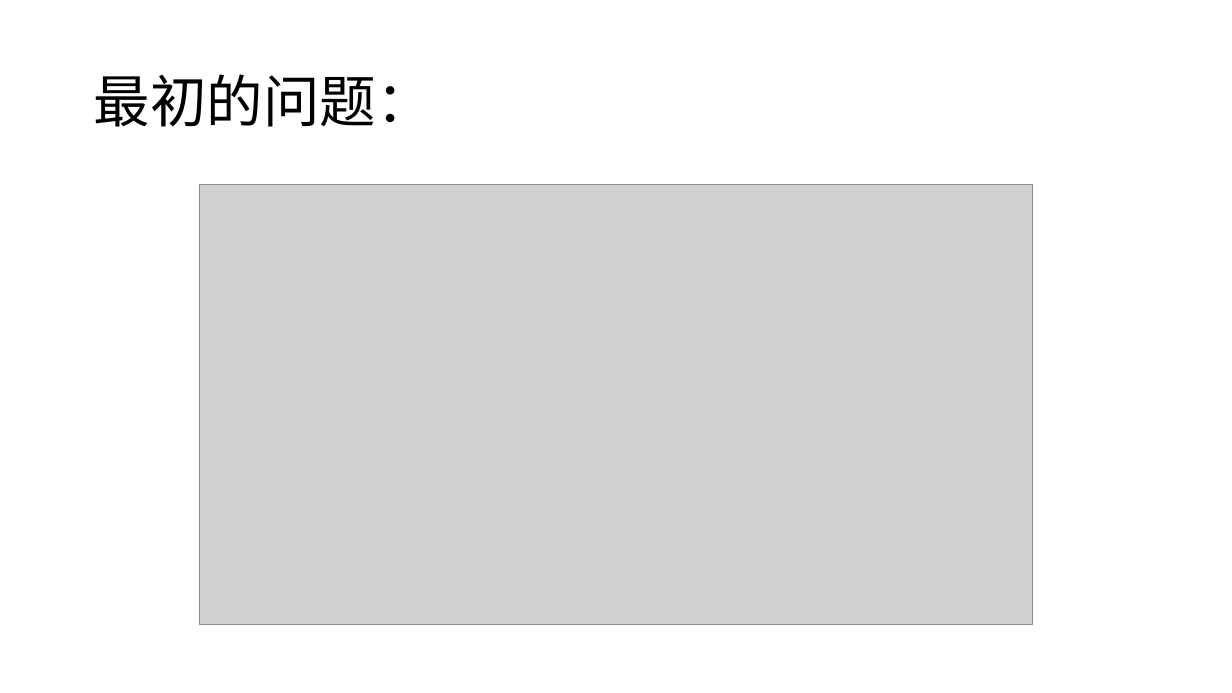
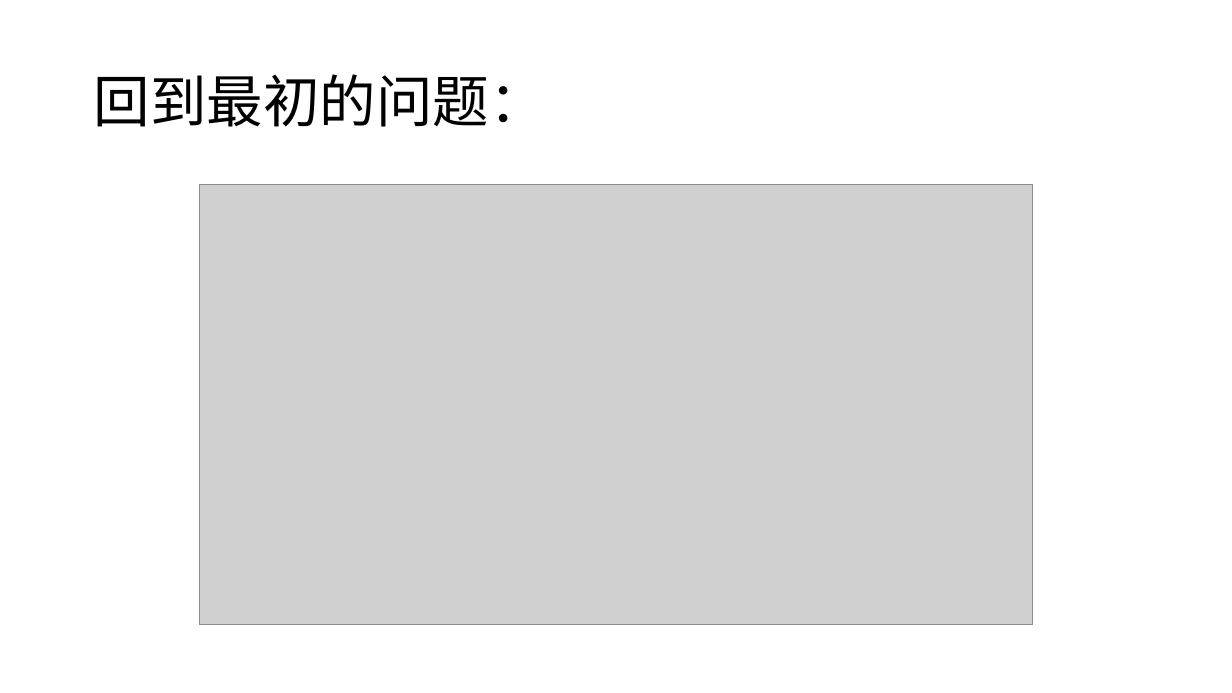
Before and after one commit to zh-rocco/lazy-evaluation, a slide deck: slide 17 of ppt/lazy-evaluation.pptx. Drawn at 1232x693 pixels with LibreOffice and Linux fonts; fonts in the diff are those of the drawing; grey boxes stand for pictures. Boxes give left, top, right and bottom in pixels: in the first picture for what was removed or moved away, otherwise in the second. Text is boxed around its words. In the diff, an @@ line names an element or a change of style, - is before the commit and + after.

```diff
--- a/ppt/lazy-evaluation.pptx
+++ b/ppt/lazy-evaluation.pptx
@@ title at [94,74,546,127]: text changed @@
-最初的问题：
+回到最初的问题：
```
Also in this commit, not shown: 5 other slides changed, 5 other files.
